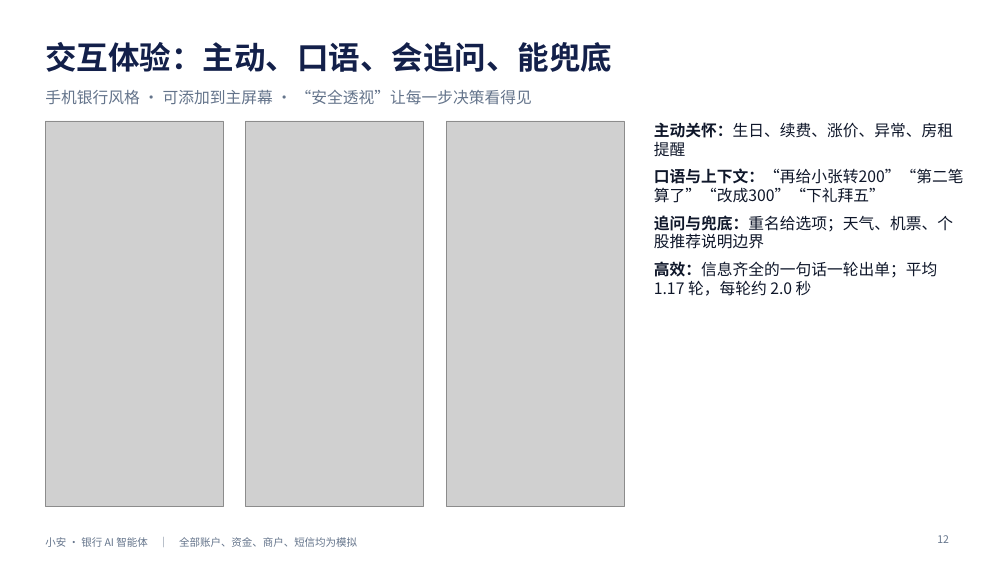
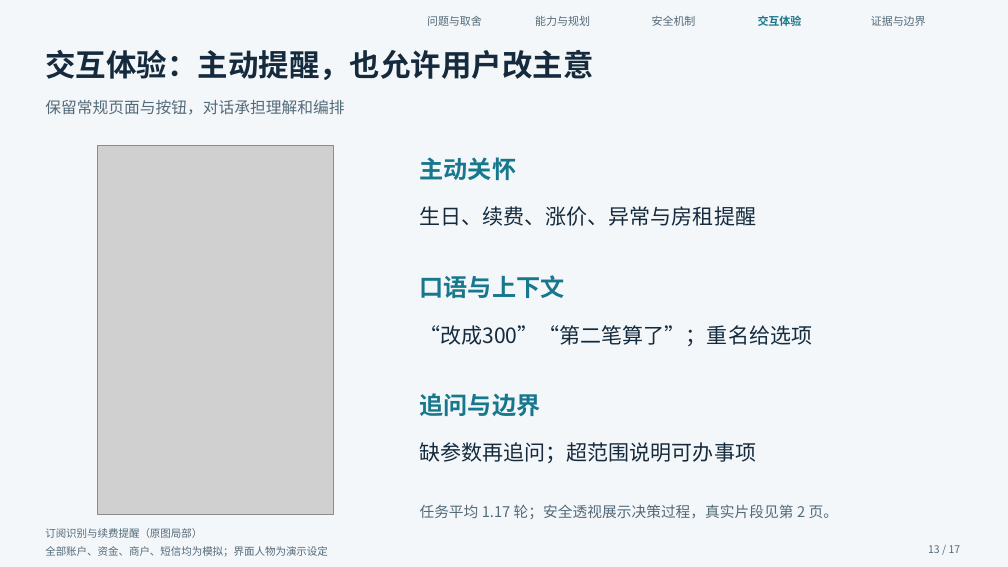
Before and after one commit to HelloHermit/fintechathon, a slide deck: slide 13 of deliverables/答辩PPT.pptx (slide 12 before the commit). Drawn at 1008x567 pixels with LibreOffice and Linux fonts; fonts in the diff are those of the drawing; grey boxes stand for pictures. Boxes give left, top, right and bottom in pixels: in the first picture for what was removed or moved away, otherwise in the second. Text is boxed around its words. In the diff, an @@ line names an element or a change of style, - is before the commit and + after.

```diff
--- a/deliverables/答辩PPT.pptx
+++ b/deliverables/答辩PPT.pptx
@@ background #FFFFFF to #F4F7FA @@
@@ text added at (x1=427, y1=16, x2=482, y2=26), 10.5 pt, text #536A78 @@
+问题与取舍
@@ text added at (x1=535, y1=16, x2=590, y2=26), 10.5 pt, text #536A78 @@
+能力与规划
@@ text added at (x1=652, y1=16, x2=696, y2=26), 10.5 pt, text #536A78 @@
+安全机制
@@ text added at (x1=758, y1=15, x2=802, y2=26), 10.5 pt, text #16778D, bold @@
+交互体验
@@ text added at (x1=871, y1=16, x2=926, y2=26), 10.5 pt, text #536A78 @@
+证据与边界
@@ text at (x1=45, y1=50, x2=593, y2=80): text changed; size 30 to 29 pt; text colour #13204A to #152B3D @@
-交互体验：主动、口语、会追问、能兜底
+交互体验：主动提醒，也允许用户改主意
@@ text "交互体验：主动提醒，也允许用户改主意" at (x1=45, y1=50, x2=593, y2=80): vertical alignment middle to top @@
@@ text "保留常规页面与按钮，对话承担理解和编排" at (x1=45, y1=100, x2=344, y2=115): vertical alignment middle to top @@
@@ text at (x1=45, y1=100, x2=344, y2=115): text changed; text colour #64748B to #536A78 @@
-手机银行风格 · 可添加到主屏幕 · “安全透视”让每一步决策看得见
+保留常规页面与按钮，对话承担理解和编排
@@ picture removed at (x1=45, y1=121, x2=224, y2=507) @@
@@ picture resized from (x1=246, y1=121, x2=424, y2=507) to (x1=97, y1=145, x2=333, y2=514) @@
@@ picture removed at (x1=446, y1=121, x2=625, y2=507) @@
@@ text added at (x1=420, y1=157, x2=517, y2=180), 23 pt, text #16778D, bold @@
+主动关怀
@@ text added at (x1=420, y1=206, x2=757, y2=226), 20 pt, text #152B3D @@
+生日、续费、涨价、异常与房租提醒
@@ text at (x1=420, y1=275, x2=565, y2=298): text changed; size 15 to 23 pt; text colour #0F172A to #16778D; bold on @@
-• 主动关怀：生日、续费、涨价、异常、房租提醒
-• 口语与上下文：“再给小张转200”“第二笔算了”“改成300”“下礼拜五”
-• 追问与兜底：重名给选项；天气、机票、个股推荐说明边界
-• 高效：信息齐全的一句话一轮出单；平均 1.17 轮，每轮约 2.0 秒
+口语与上下文
@@ text added at (x1=420, y1=325, x2=813, y2=346), 20 pt, text #152B3D @@
+“改成300”“第二笔算了”；重名给选项
@@ text added at (x1=420, y1=393, x2=541, y2=416), 23 pt, text #16778D, bold @@
+追问与边界
@@ text added at (x1=420, y1=442, x2=757, y2=463), 20 pt, text #152B3D @@
+缺参数再追问；超范围说明可办事项
@@ text added at (x1=420, y1=504, x2=838, y2=519), 14 pt, text #536A78 @@
+任务平均 1.17 轮；安全透视展示决策过程，真实片段见第 2 页。
@@ text removed at (x1=45, y1=537, x2=357, y2=547) @@
-小安 · 银行 AI 智能体 ｜ 全部账户、资金、商户、短信均为模拟
@@ text added at (x1=45, y1=528, x2=202, y2=538), 10 pt, text #536A78 @@
+订阅识别与续费提醒（原图局部）
@@ page number removed at (x1=937, y1=535, x2=949, y2=543) @@
-12
@@ text added at (x1=45, y1=546, x2=328, y2=556), 10 pt, text #536A78 @@
+全部账户、资金、商户、短信均为模拟；界面人物为演示设定
@@ text added at (x1=928, y1=545, x2=961, y2=553), 10 pt, text #536A78 @@
+13 / 17
```
Also in this commit, not shown: 8 other slides changed, 8 slides added, 6 slides removed, 1 other file.
